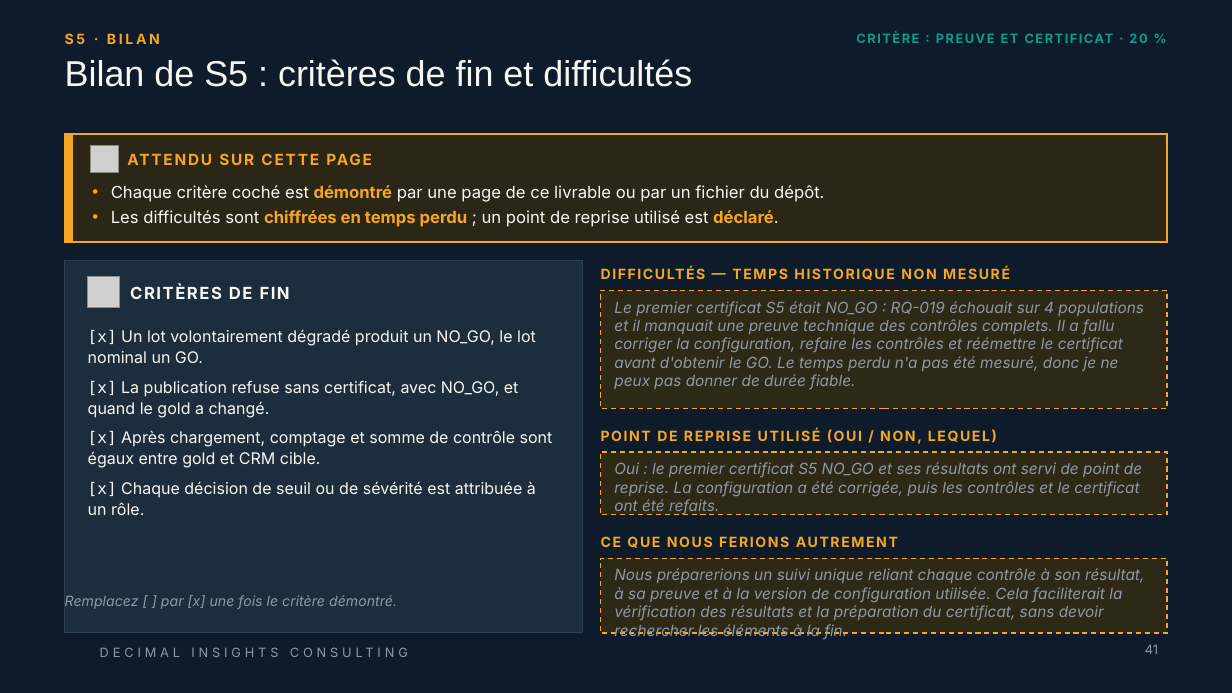
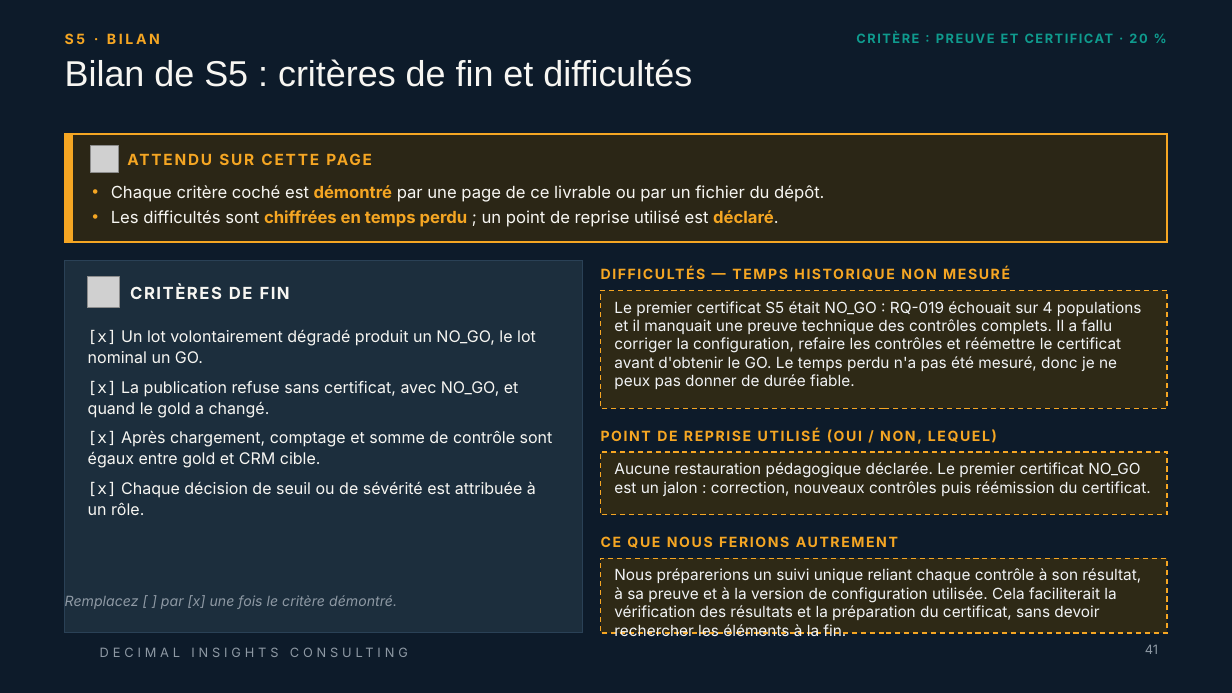
Before and after one commit to ruthabebeneg/td-qualite-g02, a slide deck: slide 41 of livrables/Livrable_Groupe_TD_AssurConnect.pptx. Drawn at 1232x693 pixels with LibreOffice and Linux fonts; fonts in the diff are those of the drawing; grey boxes stand for pictures; background and template pictures are left out. Boxes give left, top, right and bottom in pixels: in the first picture for what was removed or moved away, otherwise in the second. Text is boxed around its words. In the diff, an @@ line names an element or a change of style, - is before the commit and + after.

```diff
--- a/livrables/Livrable_Groupe_TD_AssurConnect.pptx
+++ b/livrables/Livrable_Groupe_TD_AssurConnect.pptx
@@ rectangle "Le premier certificat S5 était ..." at (601, 290, 1167, 409): text colour #8E99A4 to #F1F3F5, italic off @@
@@ text in rectangle at (614, 462, 1151, 496): text changed; text colour #8E99A4 to #F1F3F5; italic off @@
-Oui : le premier certificat S5 NO_GO et ses résultats ont servi de point de reprise. La configuration a été corrigée, puis les contrôles et le certificat ont été refaits.
+Aucune restauration pédagogique déclarée. Le premier certificat NO_GO est un jalon : correction, nouveaux contrôles puis réémission du certificat.
@@ rectangle "Nous préparerions un suivi unique ..." at (601, 558, 1167, 633): text colour #8E99A4 to #F1F3F5, italic off @@
```
Also in this commit, not shown: 4 other slides changed, 43 other files.
